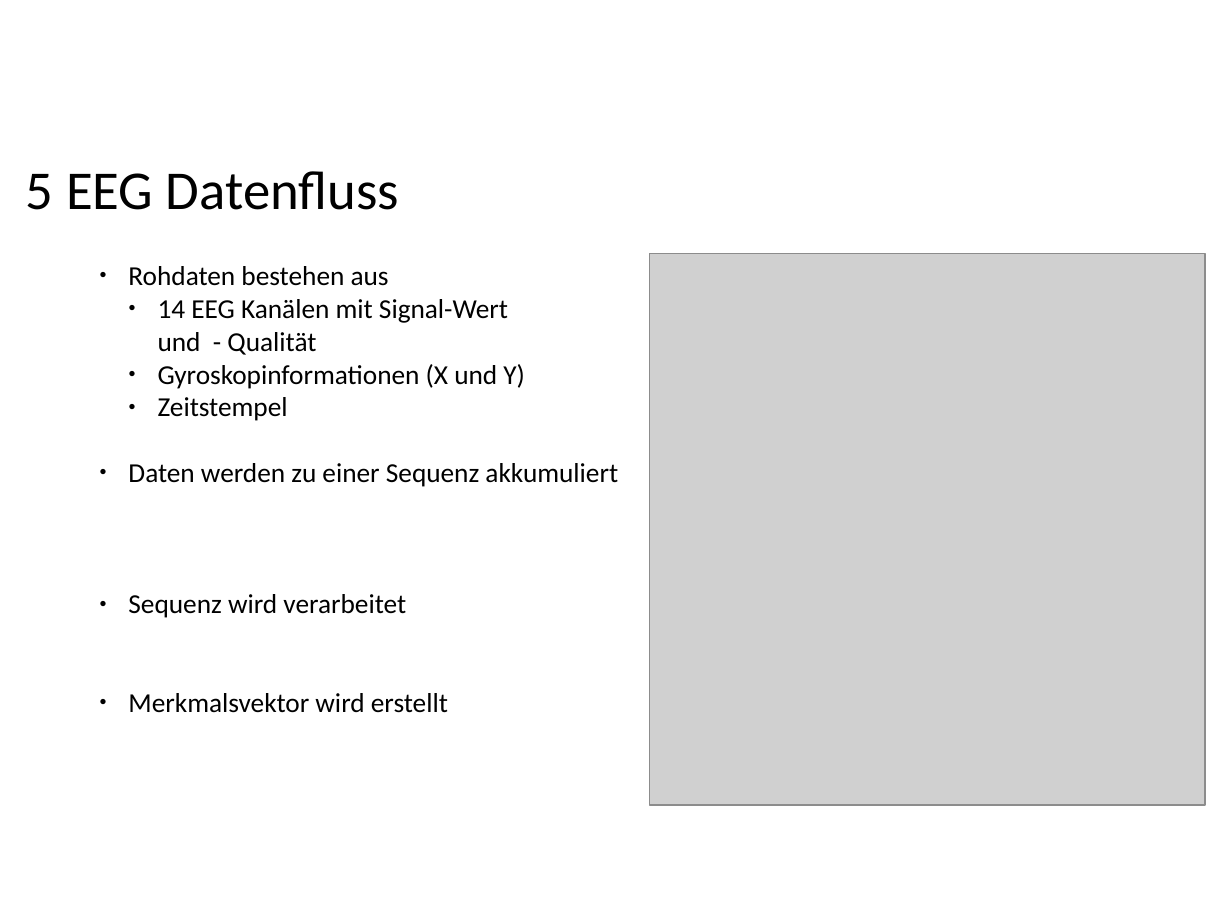
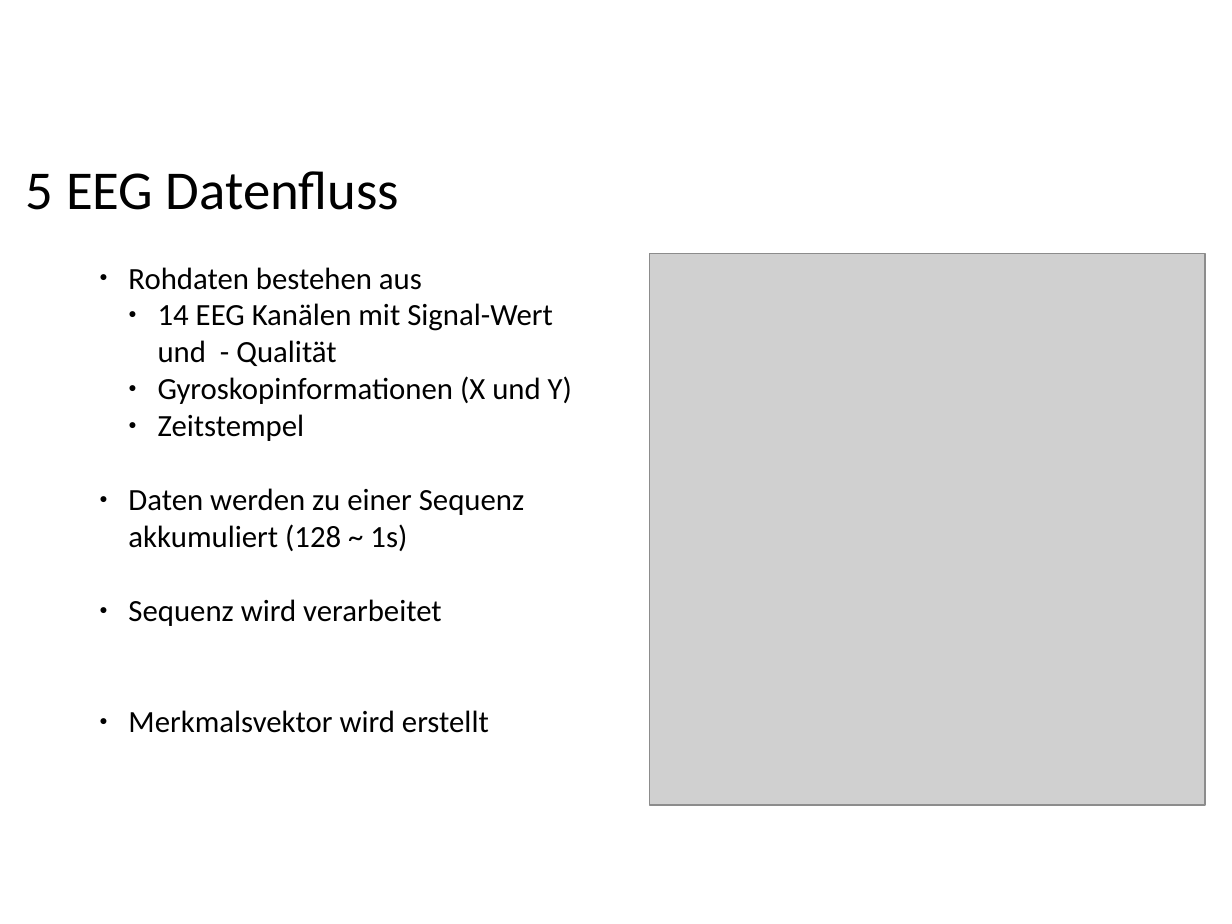
Before and after one commit to ppasler/current-adas, a slide deck: slide 11 of project/presentation/Praesentation_PoSDBoS_Pasler.odp (slide 12 before the commit). Drawn at 1232x924 pixels with LibreOffice and Linux fonts; fonts in the diff are those of the drawing; grey boxes stand for pictures; background and template pictures are left out. Boxes give left, top, right and bottom in pixels: in the first picture for what was removed or moved away, otherwise in the second. Text is boxed around its words. In the diff, an @@ line names an element or a change of style, - is before the commit and + after.

```diff
--- a/project/presentation/Praesentation_PoSDBoS_Pasler.odp
+++ b/project/presentation/Praesentation_PoSDBoS_Pasler.odp
@@ text at (128,267,572,733): size 16 to 18 pt in "Rohdaten bestehen aus", "14 EEG Kanälen mit Signal-Wert und - ...", "Gyroskopinformationen (X und Y)", "Zeitstempel" and 2 more places @@
@@ text at (128,488,524,551): text changed; size 16 to 18 pt @@
-● Daten werden zu einer Sequenz akkumuliert
+● Daten werden zu einer Sequenz akkumuliert (128 ~ 1s)
```
Also in this commit, not shown: 9 other slides changed, 3 slides added, 2 slides removed, 1 other file.
